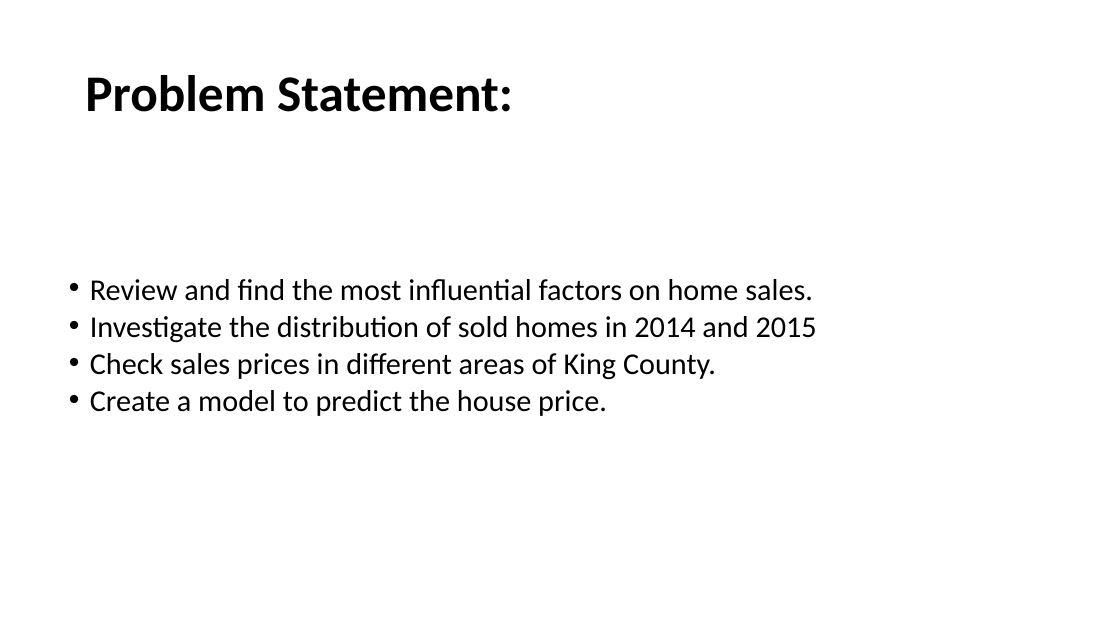
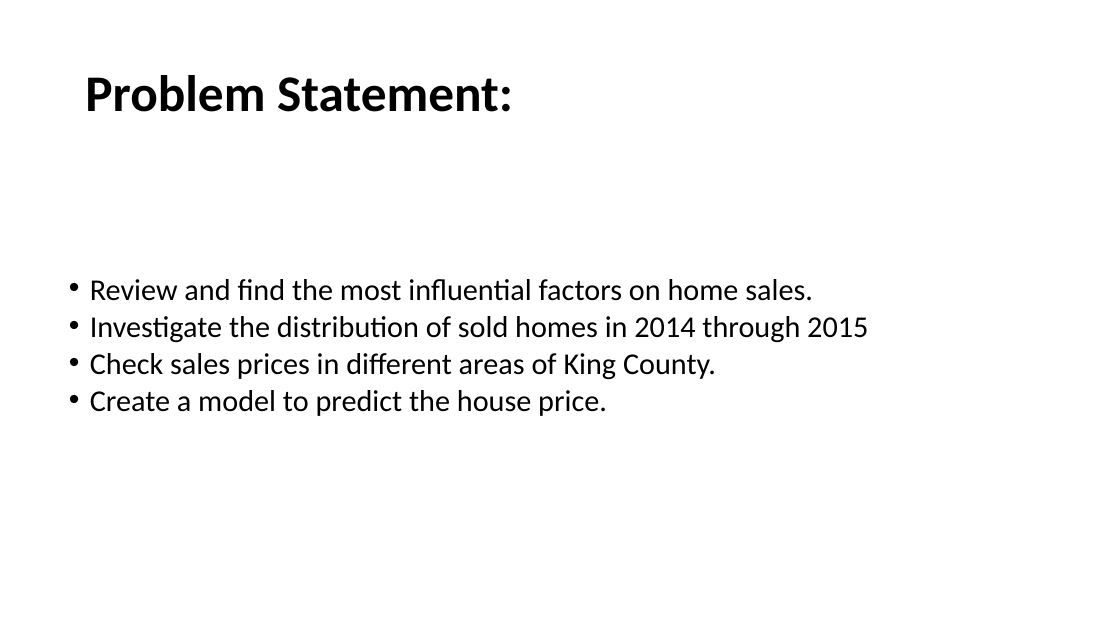
Before and after one commit to na-na15/dsc-mod-2-project-v2-1-onl01-dtsc-pt-030220, a slide deck: slide 3 of King County House Sales.pptx. Drawn at 1120x630 pixels with LibreOffice and Linux fonts; fonts in the diff are those of the drawing; background and template pictures are left out. Boxes give left, top, right and bottom in pixels: in the first picture for what was removed or moved away, otherwise in the second. Text is boxed around its words. In the diff, an @@ line names an element or a change of style, - is before the commit and + after.

```diff
--- a/King County House Sales.pptx
+++ b/King County House Sales.pptx
@@ text at [90, 316, 868, 343]: text changed @@
-• Investigate the distribution of sold homes in 2014 and 2015
+• Investigate the distribution of sold homes in 2014 through 2015
```
Also in this commit, not shown: 3 other slides changed, 1 other file.
